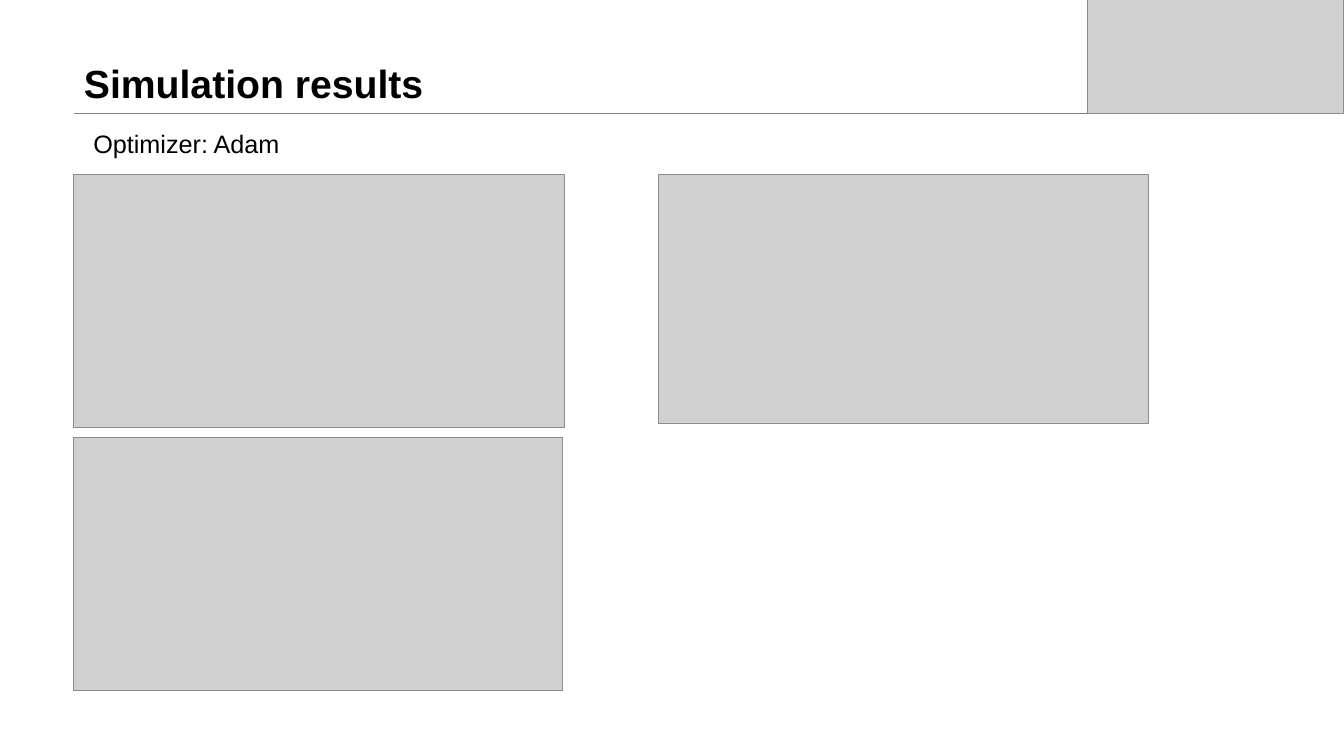
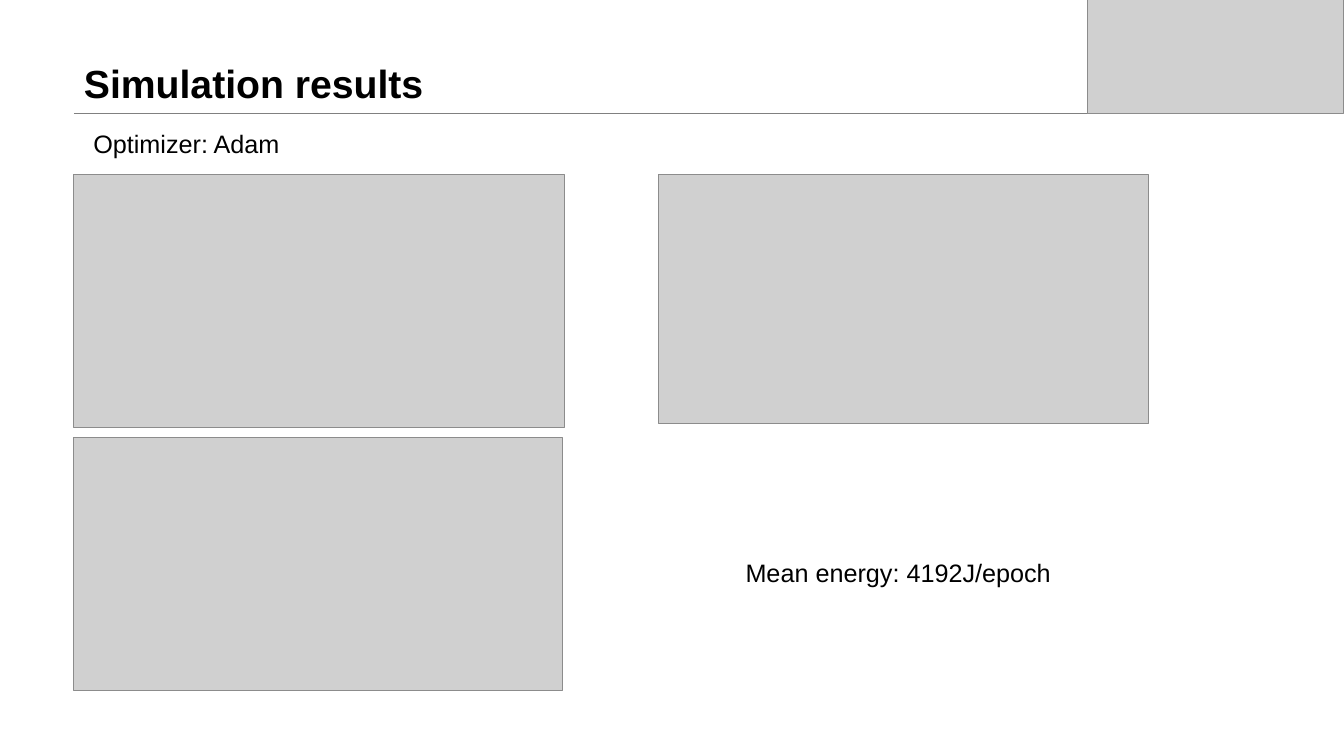
Before and after one commit to dtjgp/GreenAI, a slide deck: slide 6 of presentation/GreenAI_2nd.pptx. Drawn at 1344x756 pixels with LibreOffice and Linux fonts; fonts in the diff are those of the drawing; grey boxes stand for pictures. Boxes give left, top, right and bottom in pixels: in the first picture for what was removed or moved away, otherwise in the second. Text is boxed around its words. In the diff, an @@ line names an element or a change of style, - is before the commit and + after.

```diff
--- a/presentation/GreenAI_2nd.pptx
+++ b/presentation/GreenAI_2nd.pptx
@@ text added at bbox=[746, 563, 1051, 588], 18 pt, text #000000 @@
+Mean energy: 4192J/epoch
```
Also in this commit, not shown: 2 other slides changed, 1 slide added, 6 other files.
